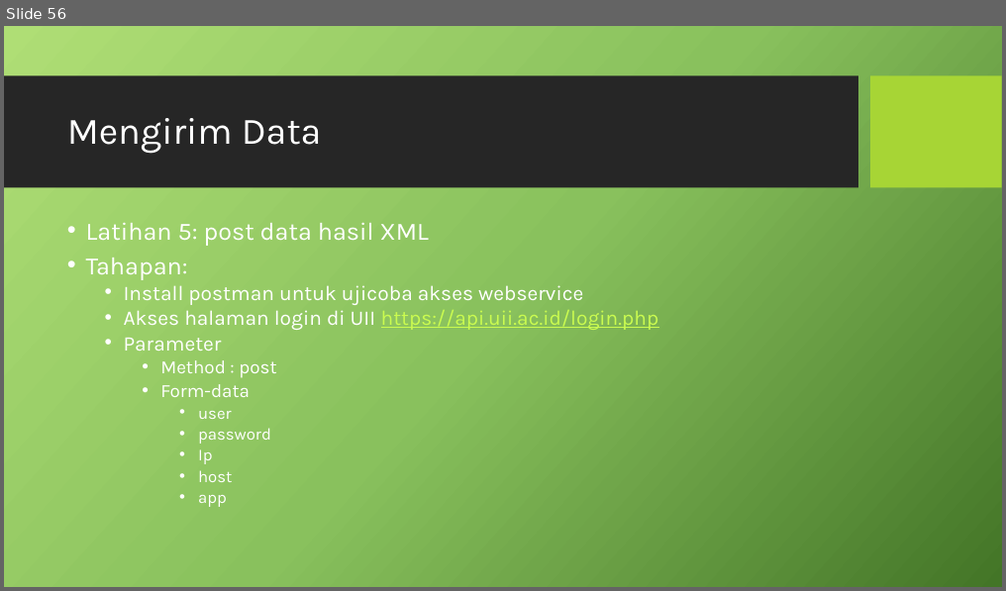
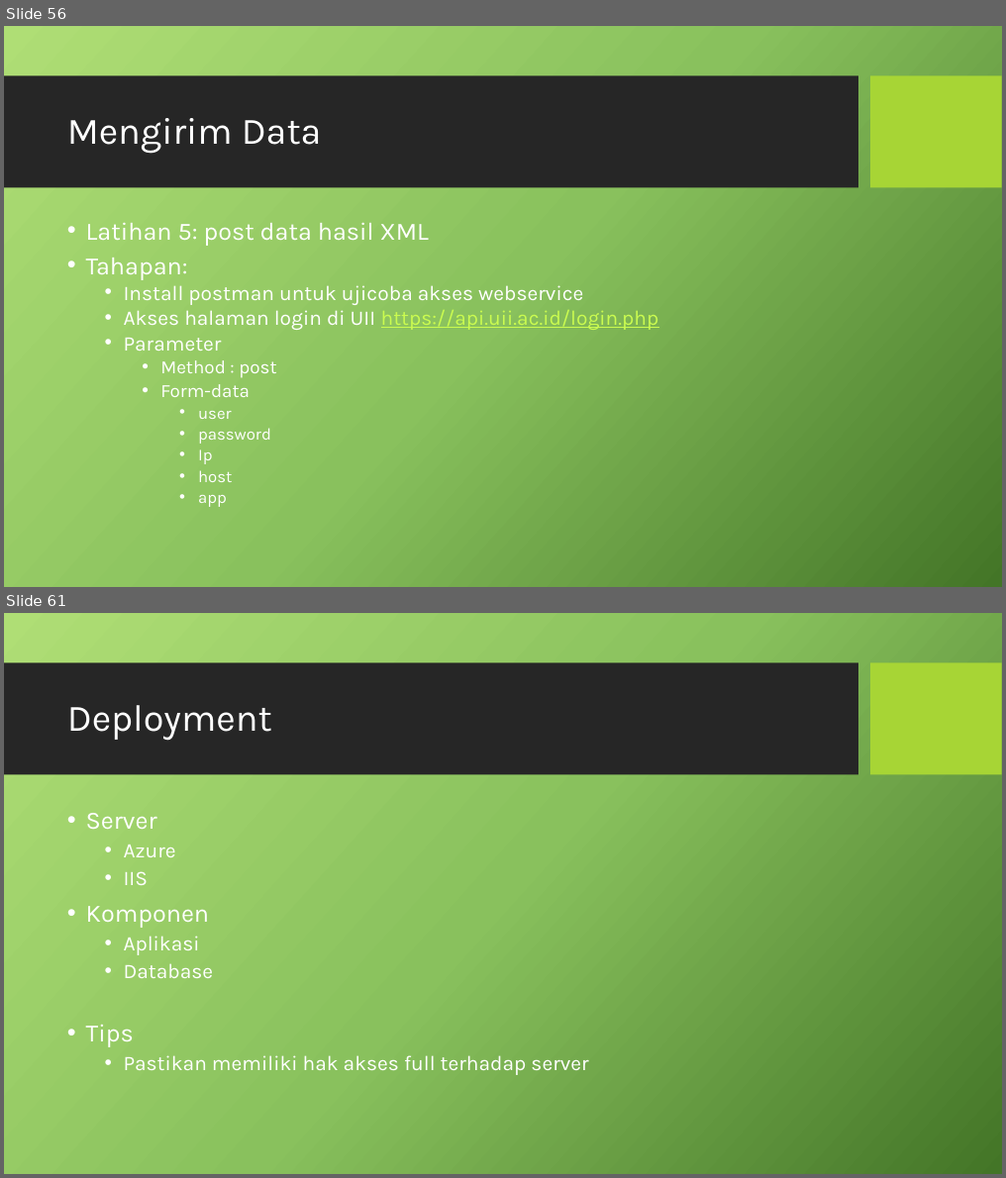
Before and after one commit to prayitna/asp.net, a slide deck: presentasi 3.pptx. Shown one above the other, each under a label of ours: slide 56 before the commit, slides 56 and 61 after it; the slides between them are not shown. The pictures are 1006x591 and 1006x1178 pixels, drawn with LibreOffice and Linux fonts; fonts in the diff are those of the drawing; background and template pictures are left out. Boxes give left, top, right and bottom in pixels: in the first picture for what was removed or moved away, otherwise in the second. Text is boxed around its words. In the diff, an @@ line names an element or a change of style, - is before the commit and + after.

Commit message:
deployment

```diff
--- a/presentasi 3.pptx
+++ b/presentasi 3.pptx
@@ slide 61 added at (4,613,1002,1174), background picture (left out); not listed: 2 template elements that a slide beside it also shows @@
@@ title added at (67,705,272,740), 36 pt, text #FFFFFF @@
+Deployment
@@ text added at (86,813,588,1075), 20 pt, text #FFFFFF @@
+• Server
+  • Azure
+  • IIS
+• Komponen
+  • Aplikasi
+  • Database
+• Tips
+  • Pastikan memiliki hak akses full terhadap server
```
Also in this commit, not shown: 2 slides changed, 10 other slides added, 1 slide removed, 3 other files.
